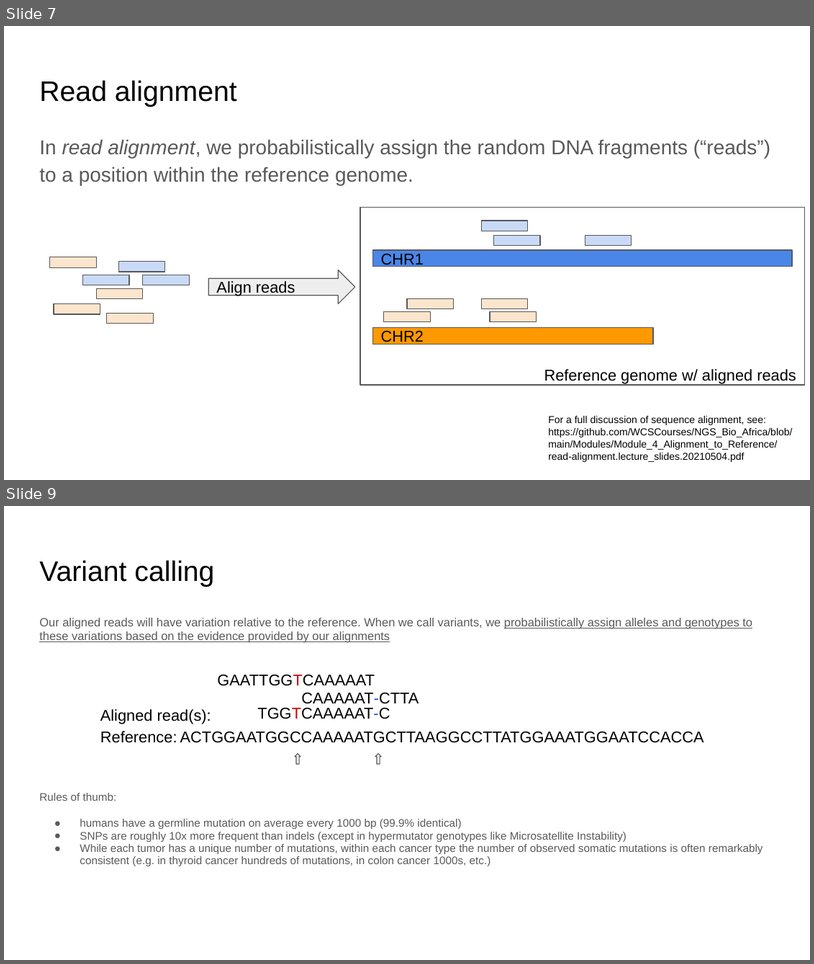
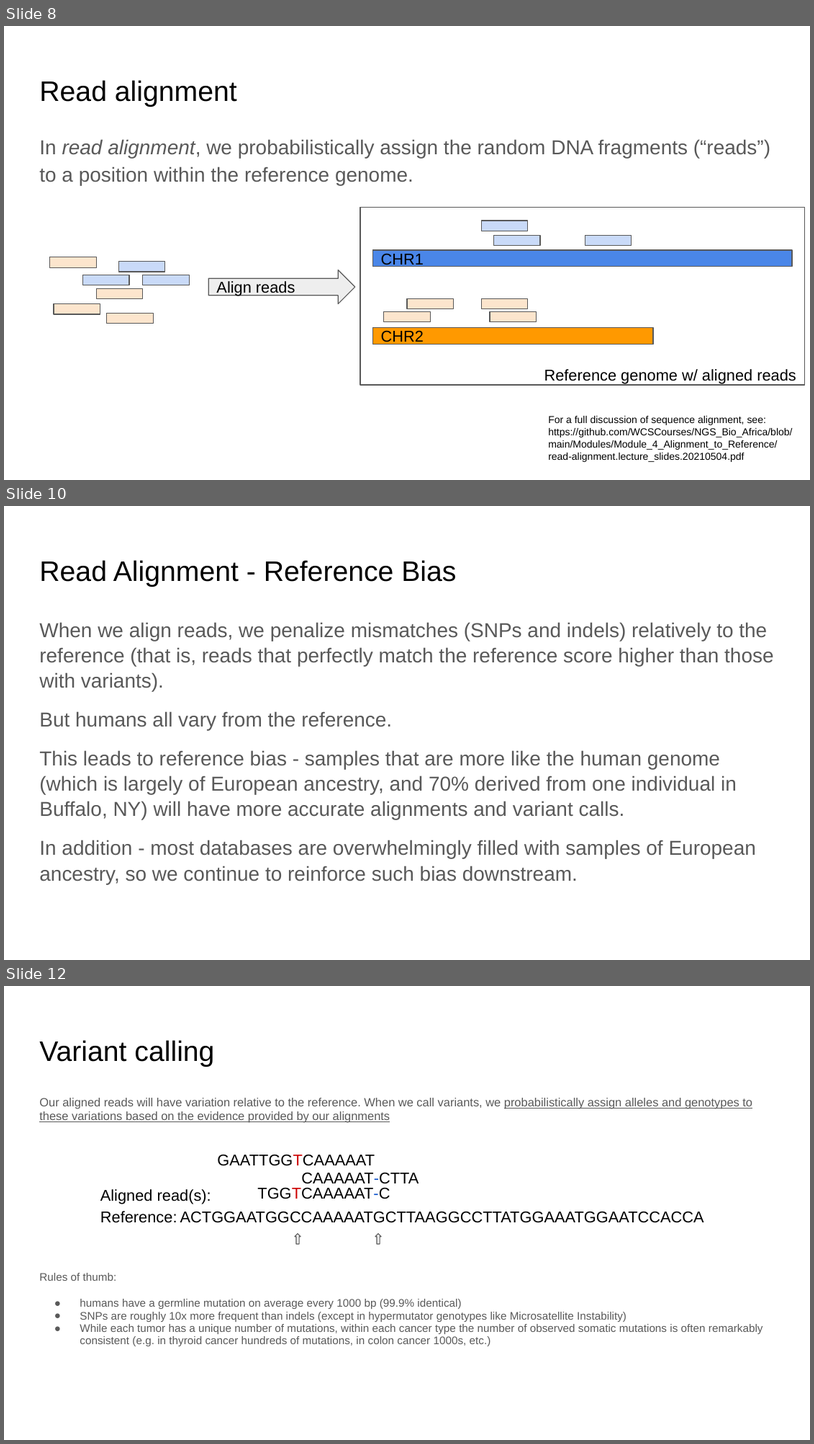
Before and after one commit to WCSCourses/cancer_genome_analysis_africa, a slide deck: modules/Mutation calling/Cancer Genomics Course - Somatic Variant Calling.pptx. Shown one above the other, each under a label of ours: slides 7 and 9 before the commit, slides 8, 10 and 12 after it; the slides between them are not shown. The pictures are 814x964 and 814x1444 pixels, drawn with LibreOffice and Linux fonts; fonts in the diff are those of the drawing. Boxes give left, top, right and bottom in pixels: in the first picture for what was removed or moved away, otherwise in the second. Text is boxed around its words. In the diff, an @@ line names an element or a change of style, - is before the commit and + after.

```diff
--- a/modules/Mutation calling/Cancer Genomics Course - Somatic Variant Calling.pptx
+++ b/modules/Mutation calling/Cancer Genomics Course - Somatic Variant Calling.pptx
@@ slide 10 added at box(4, 506, 810, 960), background #FFFFFF @@
@@ title added at box(39, 560, 456, 587), 25.2 pt, text #000000 @@
+Read Alignment - Reference Bias
@@ text added at box(39, 622, 774, 884), 18 pt, text #595959 @@
+When we align reads, we penalize mismatches (SNPs and indels) relatively to the reference (that is, reads that perfectly match the reference score higher than those with variants).
+But humans all vary from the reference.
+This leads to reference bias - samples that are more like the human genome (which is largely of European ancestry, and 70% derived from one individual in Buffalo, NY) will have more accurate alignments and variant calls.
+In addition - most databases are overwhelmingly filled with samples of European ancestry, so we continue to reinforce such bias downstream.
@@ what was slide 7 is now slide 8 @@
@@ what was slide 9 is now slide 12 @@
```
Also in this commit, not shown: 8 slides changed, 5 other slides added, 1 other file.
